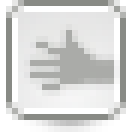
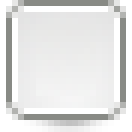
Revision of a layered 132px x 132px image; what changed, layer by layer:
removed layer "cópia de cópia de Nova Camada" over [30, 30, 114, 90]
renamed "cópia de Nova Camada" to "hand", hid it, painted on it over [24, 24, 120, 96]
